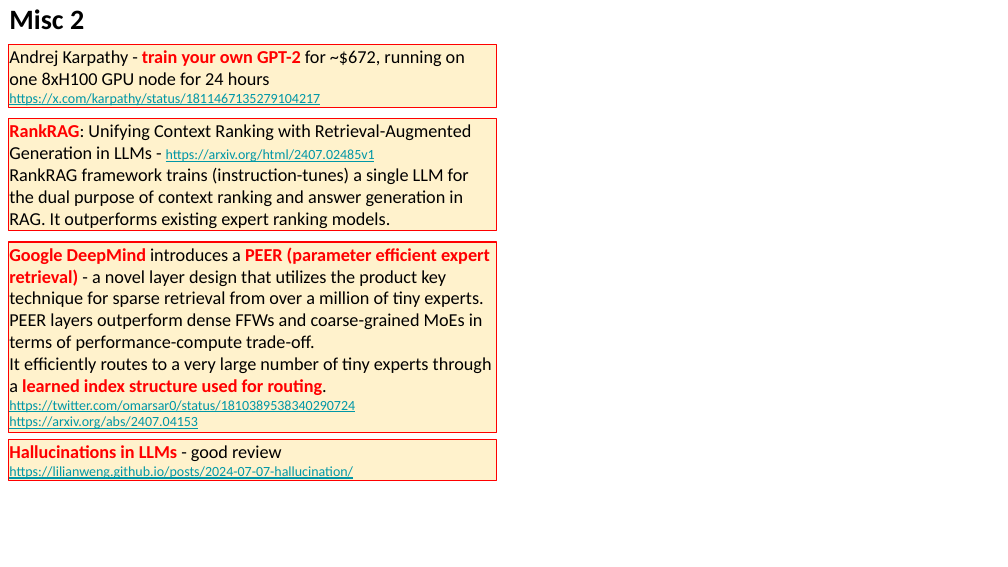
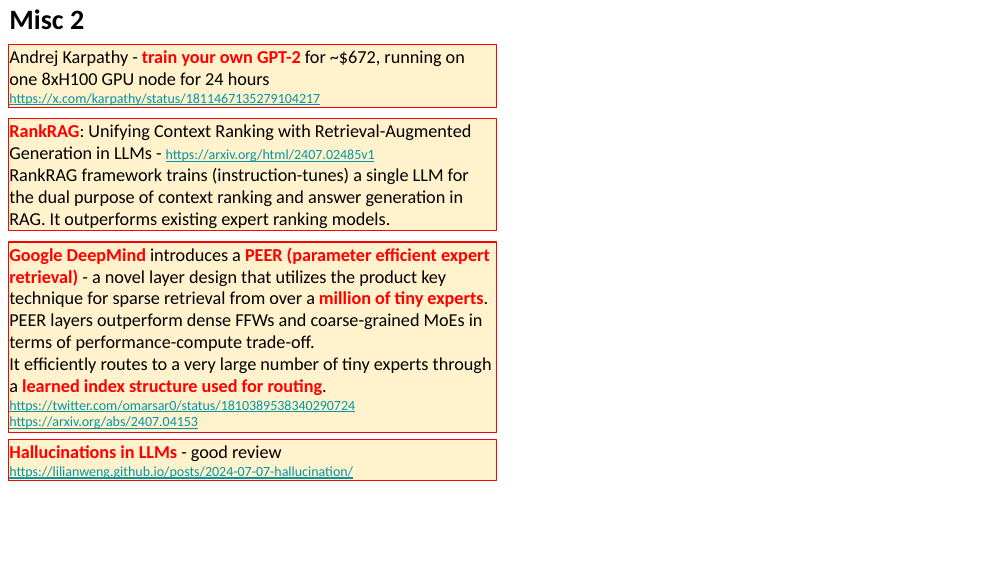
Before and after one commit to lselector/seminar, a slide deck: slide 5 of 2024/2024-07-18-AI-Updates.pptx. Drawn at 1008x567 pixels with LibreOffice and Linux fonts; fonts in the diff are those of the drawing. Boxes give left, top, right and bottom in pixels: in the first picture for what was removed or moved away, otherwise in the second. Text is boxed around its words. In the diff, an @@ line names an element or a change of style, - is before the commit and + after.

Commit message:
update

```diff
--- a/2024/2024-07-18-AI-Updates.pptx
+++ b/2024/2024-07-18-AI-Updates.pptx
@@ text in rectangle at [9, 247, 490, 307]: text colour #000000 to #FF0000, bold on in "million of tiny experts." @@
```
Also in this commit, not shown: 1 other slide changed, 1 slide added.
